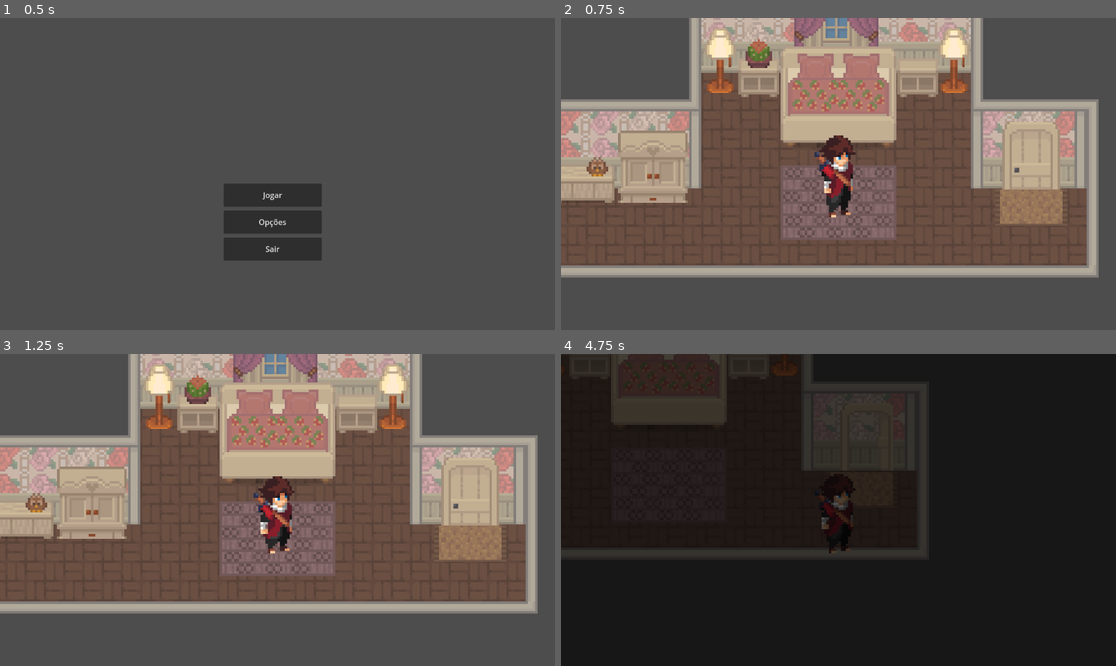
Above: before the commit, frames 1-4 (two rows, left to right).
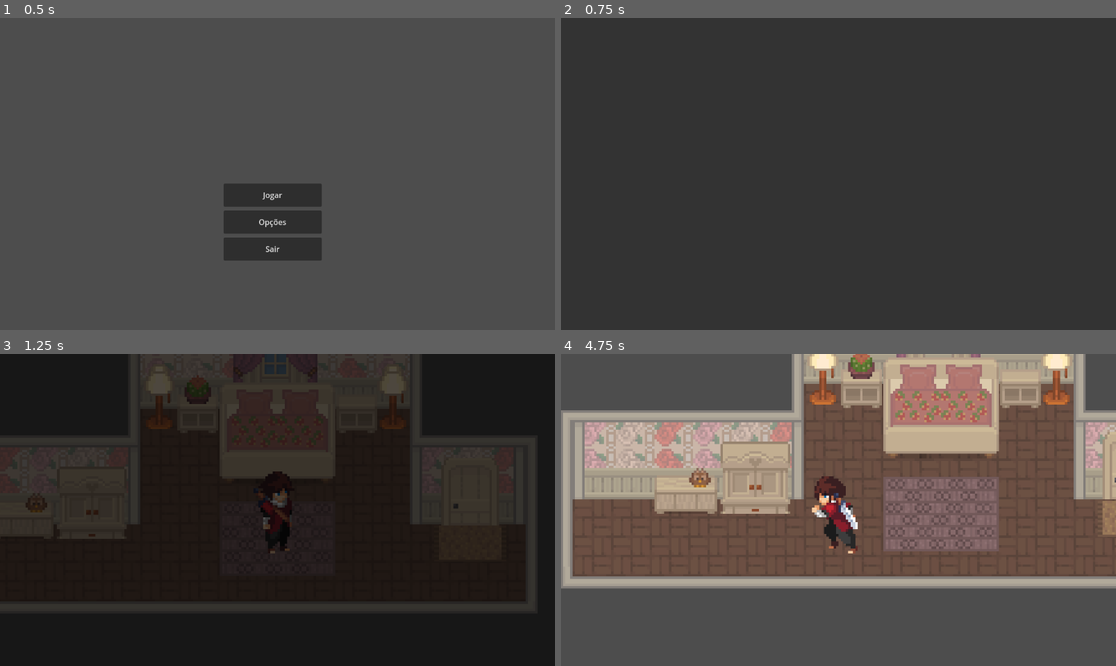
Above: after the commit, the same moments.

Repository: juacunha/rosa-e-margarida
Game: Godot game, scene res://Scenes/main.tscn
Two runs of this game, one before a commit and one after it. Both use one fixed random seed, a clock stepped at 60 frames per second and the inputs below. This scene is started directly instead of the project's main scene.
Inputs:
- Up to frame 1 (0.5 s): no input
- Up to frame 2 (0.75 s): click "Jogar" at 0.5 s
- Up to frame 3 (1.25 s): no input
- Up to frame 4 (4.75 s): hold D (right) 1.28-2.03 s; tap E (interact) every 0.75 s from 1.35 to 4.35 s; hold S (down) 2.03-2.78 s; hold D (right) 2.78-3.53 s; hold W (up) 3.53-4.28 s; hold Left (left) from 4.28 s (still down)

Frame 1 is identical in both runs. In frame 2, 100% of the frame differs, in the area x 0-100%, y 0-100%; in frame 3, 100%; in frame 4, 100%.
Error after the commit: Invalid access to property or key 'door_opened' on a base object of type 'null instance'. (res://Scripts/quarto.gd:18)

Commit message:
Gerenciador

Diff:
--- /dev/null
+++ b/Scripts/banheiro.gd
@@ -0,0 +1,25 @@
+extends Sala
+
+# Referência aos Nós filhos
+@onready var porta_quarto: Door = $Portas/PortaQuarto
+@onready var surgimento_quarto: Marker2D = $Surgimentos/Quarto
+
+
+# Categoria de Proximas cenas
+@export_category("Próximas Cenas")
+@export var quarto: 	PackedScene
+
+
+signal change_scene(scene: PackedScene)
+
+func _ready() -> void:
+	porta_quarto.door_opened.connect(change_scene_func)
+
+func change_scene_func(dono) -> void:
+	if porta_quarto == dono:
+		change_scene.emit(quarto)
+
+# Função para inserir o jogador na posição correta
+func move_player(last_room: String, player: Player) -> void:
+	if last_room == "Quarto":
+		player.global_position = surgimento_quarto.global_position
--- a/Scripts/main.gd
+++ b/Scripts/main.gd
@@ -3,7 +3,13 @@
 const MENU = preload("res://Screens/menu.tscn")
 const PAUSE = preload("res://Screens/pause.tscn")
 const HUD = preload("res://Screens/hud.tscn")
+const PLAYER = preload("res://Scenes/player.tscn")
+
 @onready var cenas: Node2D = $Cenas
+
+var LAST_ROOM: String
+var player: Player
+
 
 func _ready() -> void:
 	var menu = MENU.instantiate()
@@ -11,6 +17,21 @@
 	menu.change_scene.connect(change_scene)
 
 
+
 func change_scene(new_scene: PackedScene) -> void:
+	if new_scene:
+		print("oi")
+	TransitionScreen.transition()
+	await  TransitionScreen.on_transition_finished
+
 	var new = new_scene.instantiate()
 	cenas.add_child(new)
+	new.change_scene.connect(change_scene)
+
+	if new is Sala:
+		if not LAST_ROOM:
+			LAST_ROOM = "Inicial"
+			player = PLAYER.instantiate()
+			add_child(player)
+		new.move_player(LAST_ROOM, player)
+		LAST_ROOM = new.name
--- a/Scripts/menu.gd
+++ b/Scripts/menu.gd
@@ -7,3 +7,4 @@
 
 func _on_iniciar_2_pressed() -> void:
 	change_scene.emit(QUARTO)
+	queue_free()
--- a/Scripts/porta.gd
+++ b/Scripts/porta.gd
@@ -1,40 +1,53 @@
 extends Node2D
 class_name Door
+
+# Script responsável pelo objeto porta.
+# A Porta será filha de uma SALA, que será responsável por coordenar suas obrigações
+#
+# Obrigações da Porta:
+# A porta deve funcionar só em caso de ser concedida a permissão para tal
+# A porta deve informar a sua Sala quando a porta for aberta
+# A porta deve animar após a interação do jogador
+#
+# O que a porta não faz:
+# Não armazena a próxima sala. A Sala é responsável por isso.
+# Não bloqueia o jogador. A Main é responsável por isso.
+# Não troca a cena. A Main é responsável por isso.
+
+# Referência aos Ns filhos
 @onready var area_2d: Area2D = $Area2D
 @onready var animated_sprite_2d: AnimatedSprite2D = $AnimatedSprite2D
 
+# Exportações
+@export var animations: SpriteFrames # Passe as animações da porta. Elas devem ter o nome 'idle' e 'opening'
+@export var estado_inicial: bool = true # Se passado como falso a porta não irá detectar o jogador assim que surgir. Dessa forma, é necessário chamar o método 'enable_door()' para ativar a detecção da porta.
 
-@export var next_room: PackedScene
+# Sinal para avisar a Sala que houve uma interação válida com o jogador
+signal door_opened(dono)
 
-@export_category("Animações")
-@export var animations: SpriteFrames
-
-signal door_opened(dono, next_room_scene)
-
+# Função ready para definir estado inicial da Porta
 func _ready() -> void:
-	#area_2d.monitoring = false
-	#area_2d.monitorable = false
+	# Monitoramento inicial
+	area_2d.monitoring = estado_inicial
+	area_2d.monitorable = estado_inicial
+	# Animação Inicial
 	animated_sprite_2d.sprite_frames = animations
 	animated_sprite_2d.play("idle")
 
+# Função para ativar a detecção da porta
 func enable_door() -> void:
 	area_2d.monitoring = true
 	area_2d.monitorable = true
 
+# Callback para quando houver uma interação válida do jogador com a porta
 func interact(_dono) -> void:
+	# Animação de abertura
 	animated_sprite_2d.play("opening")
-	_dono.playable(false)
-	await animated_sprite_2d.animation_finished
-	change_room()
-	#animated_sprite_2d.sprite_frames = opening
+	# Aviso para a Sala que a porta está sendo aberta
+	door_opened.emit(self)
 
 
-func change_room() -> void:
-	TransitionScreen.transition()
-	await  TransitionScreen.on_transition_finished
-	door_opened.emit(self, next_room)
-
-
+# Funções para detectar a presença do jogador
 func _on_area_2d_body_entered(body: Node2D) -> void:
 	if body is Player:
 		body.interaction.connect(interact)
@@ -43,3 +56,10 @@
 func _on_area_2d_body_exited(body: Node2D) -> void:
 	if body is Player:
 		body.interaction.disconnect(interact)
+
+
+#func change_room() -> void:
+#	TransitionScreen.transition()
+#	await  TransitionScreen.on_transition_finished
+#	door_opened.emit(self, next_room)
+#
--- a/Scripts/quarto.gd
+++ b/Scripts/quarto.gd
@@ -1,8 +1,34 @@
-extends Node2D
+extends Sala # O Quarto é uma Sala.
 
-@onready var banheiro: Marker2D = $Surgimentos/Banheiro
+# Referência aos Nós filhos
+@onready var porta_banheiro: 		Door 	 = $Portas/PortaBanheiro
+@onready var porta_sala: 			Door 	 = $Portas/PortaSala
+@onready var surgimento_banheiro: 	Marker2D = $Surgimentos/Banheiro
+@onready var surgimento_sala: 		Marker2D = $Surgimentos/Sala
+@onready var inicial: 				Marker2D = $Surgimentos/Inicial
 
-# Adicionar aqui lógica para inserir o jogador na posição correta
+# Categoria de Proximas cenas
+@export_category("Próximas Cenas")
+@export var banheiro: 	PackedScene
+@export var sala: 		PackedScene
+
+signal change_scene(scene: PackedScene)
+
+func _ready() -> void:
+	porta_banheiro.door_opened.connect(change_scene_func)
+	porta_sala.door_opened.connect(change_scene_func)
+
+func change_scene_func(dono) -> void:
+	if porta_banheiro == dono:
+		change_scene.emit(banheiro)
+	elif porta_sala == dono:
+		change_scene.emit(sala)
+
+# Função para inserir o jogador na posição correta
 func move_player(last_room: String, player: Player) -> void:
 	if last_room == "Banheiro":
-		player.global_position = banheiro.global_position
+		player.global_position = surgimento_banheiro.global_position
+	elif last_room == "Sala":
+		player.global_position = surgimento_sala.global_position
+	elif last_room == "Inicial":
+		player.global_position = inicial.global_position
--- /dev/null
+++ b/Scripts/sala.gd
@@ -0,0 +1,2 @@
+extends Node2D
+class_name Sala
--- a/Scripts/sala_cozinha.gd
+++ b/Scripts/sala_cozinha.gd
@@ -2,6 +2,7 @@
 
 @onready var quarto: Marker2D = $Surgimento/Quarto
 
+@export var cena: PackedScene
 
 func move_player(last_room: String, player: Player) -> void:
 	if last_room == "Quarto":
Not shown, added: Scripts/sala.gd.uid
